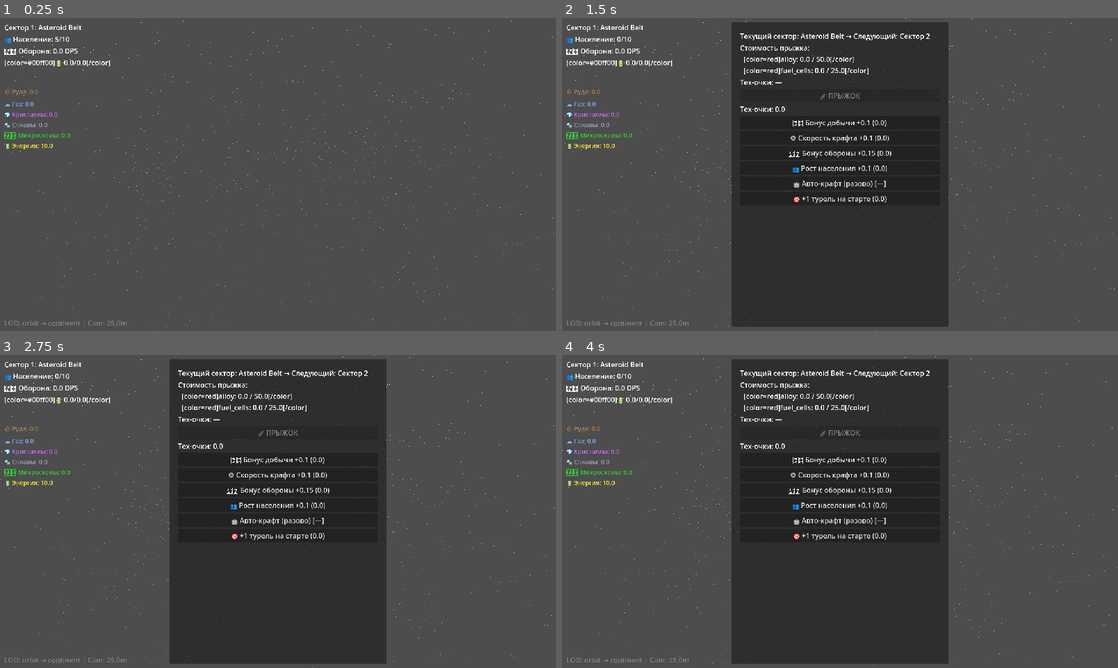
Above: before the commit, frames 1-4 (two rows, left to right).
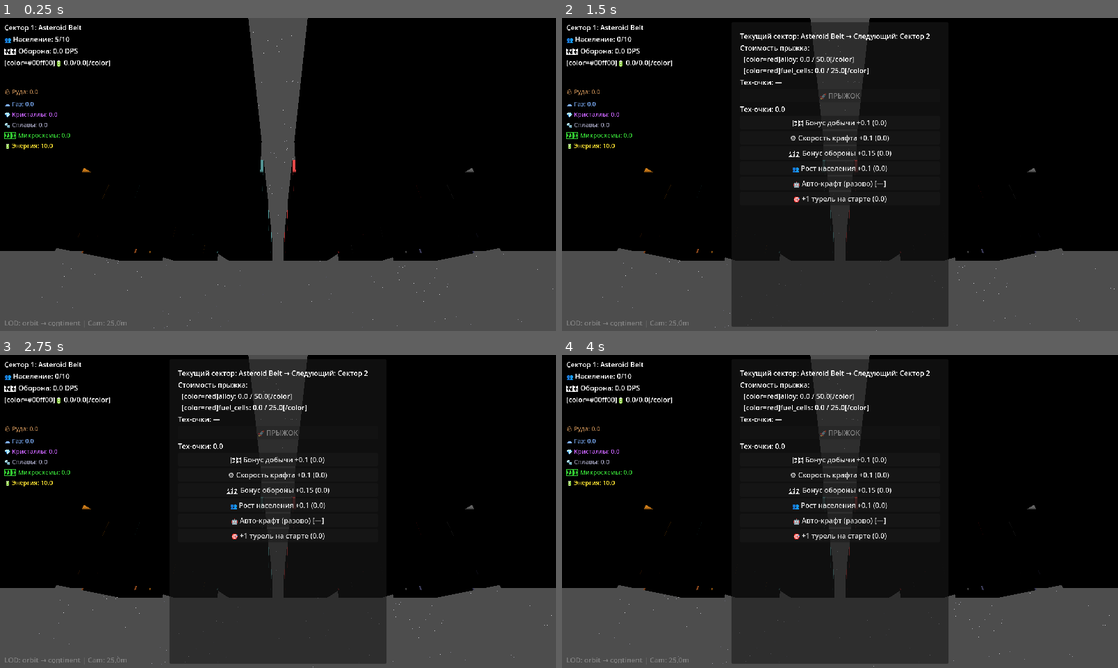
Above: after the commit, the same moments.

Repository: foginson097-spec/void-fortress
Game: Godot game, scene res://scenes/main.tscn
Two runs of this game, one before a commit and one after it. Both use one fixed random seed, a clock stepped at 60 frames per second and the inputs below.
Inputs (mouse positions are in pixels of both pictures, inside the frame that each line leads up to):
- Up to frame 1 (0.25 s): no input
- Up to frame 2 (1.5 s): tap Enter at 0.5 s; move the mouse to (962, 158) at 0.52 s; tap P at 0.6 s; click (962, 158) at 0.67 s; click "🎯 +1 турель на старте (0.0)" at 1.25 s
- Up to frame 3 (2.75 s): click "🎯 +1 турель на старте (0.0)" at 2 s
- Up to frame 4 (4 s): click "⛏️ Бонус добычи +0.1 (0.0)" at 2.75 s; click "⚙️ Скорость крафта +0.1 (0.0)" at 3.5 s

The runs differ from the first frame. In frame 1, 71% of the frame differs, in the area x 0-100%, y 0-78%; in frame 2, 61%; in frame 3, 61%; in frame 4, 61%.
Error before the commit: Cannot call method 'get_children' on a null value. (res://scripts/systems_3d/ship_builder.gd:372)

Commit message:
Fix: null ship_root + shadowed 'name' param + suppress signal warnings
- ship_builder.gd: null-guard in _get_or_create_child, param name→node_name
- game_controller.gd: explicit ship_builder.ship_root = $World/Ship before build_all_lods()
- game_state.gd: @warning_ignore for sector_changed, prestige_changed, game_ticked

Diff:
--- a/scripts/autoload/game_state.gd
+++ b/scripts/autoload/game_state.gd
@@ -48,9 +48,12 @@
 signal grid_changed
 signal population_changed
 signal defense_changed
+@warning_ignore("unused_signal")
 signal sector_changed
+@warning_ignore("unused_signal")
 signal prestige_changed
-signal game_ticked  # emitted every tick (1 sec)
+@warning_ignore("unused_signal")
+signal game_ticked  # emitted externally by game_controller
 
 # ---------- CONSTANTS ----------
 const TICK_INTERVAL: float = 1.0  # one tick per second
--- a/scripts/game_controller.gd
+++ b/scripts/game_controller.gd
@@ -39,6 +39,7 @@
 	GameState.last_save_timestamp = Time.get_unix_time_from_system()
 
 	# Построить LOD-заглушки
+	ship_builder.ship_root = $World/Ship
 	ship_builder.build_all_lods()
 
 	# Настроить камеру
--- a/scripts/systems_3d/ship_builder.gd
+++ b/scripts/systems_3d/ship_builder.gd
@@ -368,16 +368,19 @@
 # ============================
 # HELPERS
 # ============================
-func _get_or_create_child(parent_node: Node3D, name: String) -> Node3D:
+func _get_or_create_child(parent_node: Node3D, node_name: String) -> Node3D:
+	if not parent_node:
+		push_error("[ShipBuilder] parent_node is null — ship_root not set. Call ship_builder.ship_root = $World/Ship first.")
+		return Node3D.new()
 	for child in parent_node.get_children():
-		if child.name == name:
+		if child.name == node_name:
 			# Очистить перед пересборкой
 			for gc in child.get_children():
 				gc.queue_free()
 			return child
 
 	var node: Node3D = Node3D.new()
-	node.name = name
+	node.name = node_name
 	parent_node.add_child(node)
 	return node
 
